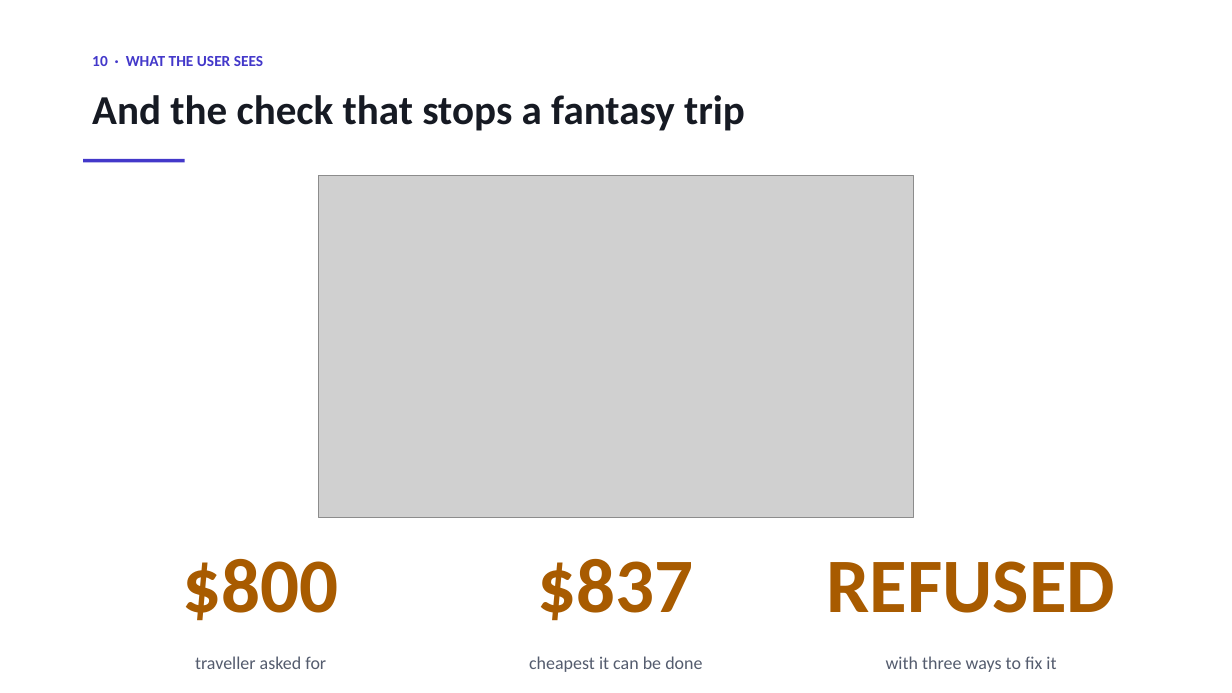
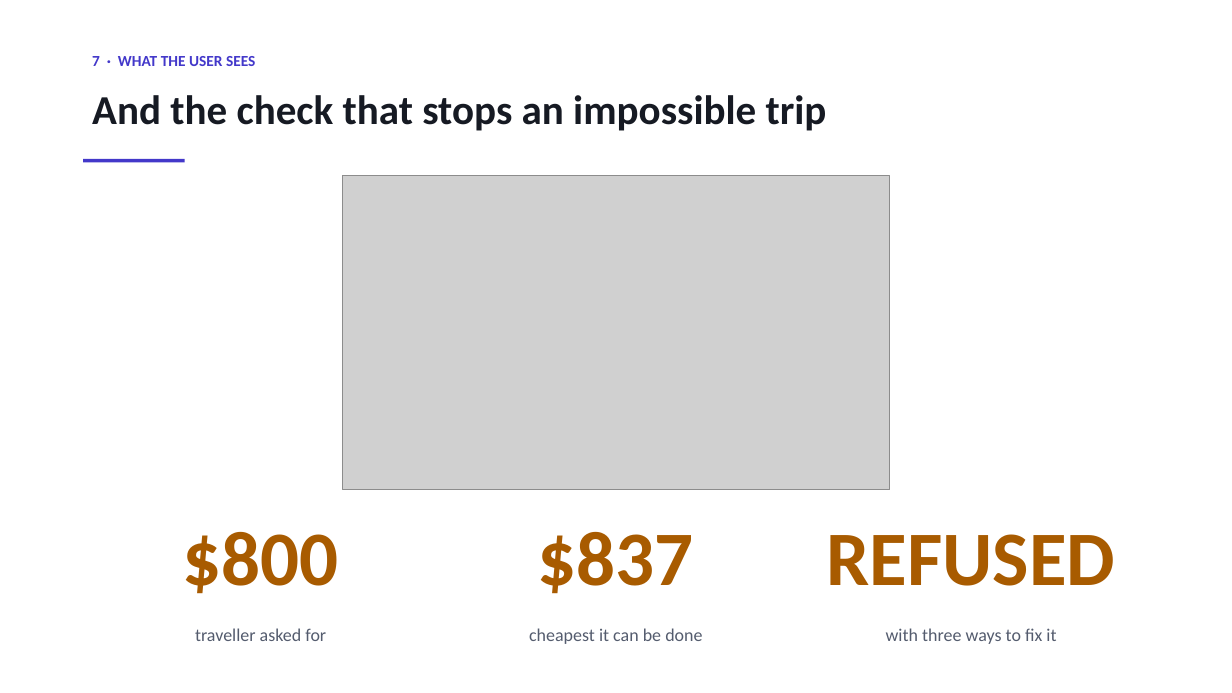
Before and after one commit to sherali143/Trip-Planner, a slide deck: slide 8 of submission/CMP7200_Viva_Presentation.pptx (slide 11 before the commit). Drawn at 1232x693 pixels with LibreOffice and Linux fonts; fonts in the diff are those of the drawing; grey boxes stand for pictures. Boxes give left, top, right and bottom in pixels: in the first picture for what was removed or moved away, otherwise in the second. Text is boxed around its words. In the diff, an @@ line names an element or a change of style, - is before the commit and + after.

```diff
--- a/submission/CMP7200_Viva_Presentation.pptx
+++ b/submission/CMP7200_Viva_Presentation.pptx
@@ text at bbox=[92, 56, 255, 66]: text changed @@
-10 · WHAT THE USER SEES
+7 · WHAT THE USER SEES
@@ text at bbox=[92, 95, 827, 131]: text changed @@
-And the check that stops a fantasy trip
+And the check that stops an impossible trip
@@ picture: place and size @@
-picture at bbox=[318, 176, 914, 518]
+picture at bbox=[342, 176, 889, 490]
@@ 3 texts: place and size @@
-3 texts at bbox=[183, 559, 1116, 621]
+3 texts at bbox=[183, 532, 1116, 594]
@@ 3 texts: place and size @@
-3 texts at bbox=[195, 656, 1056, 672]
+3 texts at bbox=[195, 628, 1056, 644]
```
Also in this commit, not shown: 3 other slides changed, 4 slides added, 7 slides removed, 1 other file.
